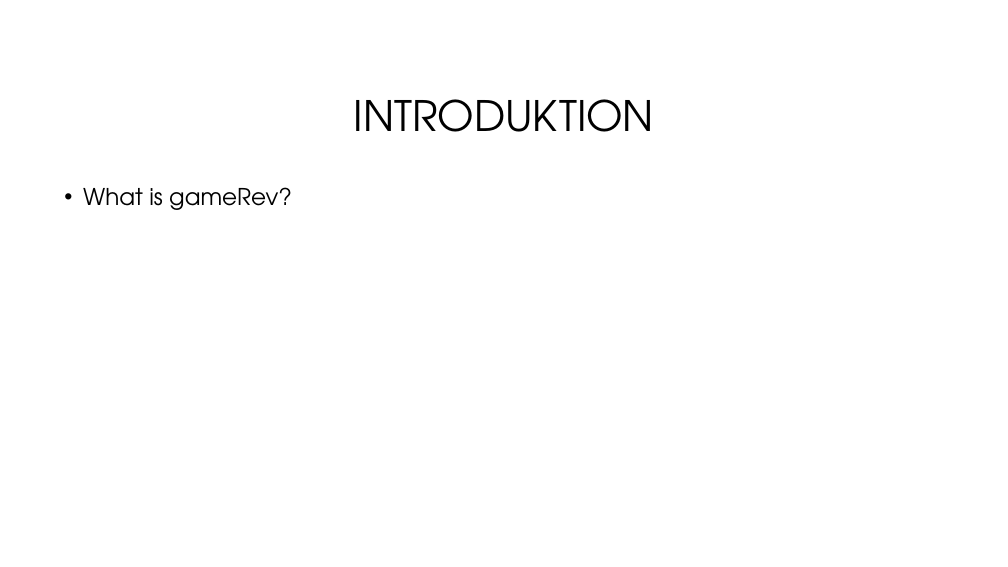
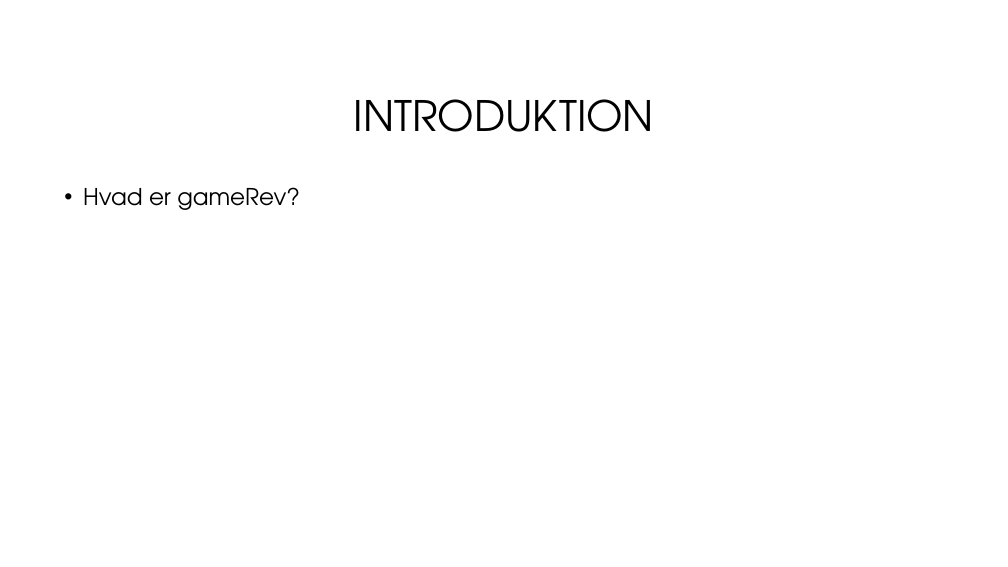
Before and after one commit to Hoppedyr/gameRev, a slide deck: slide 3 of Gamerev.pptx. Drawn at 1008x567 pixels with LibreOffice and Linux fonts; fonts in the diff are those of the drawing; background and template pictures are left out. Boxes give left, top, right and bottom in pixels: in the first picture for what was removed or moved away, otherwise in the second. Text is boxed around its words. In the diff, an @@ line names an element or a change of style, - is before the commit and + after.

```diff
--- a/Gamerev.pptx
+++ b/Gamerev.pptx
@@ text at (83, 187, 300, 210): text changed @@
-• What is gameRev?
+• Hvad er gameRev?
```
Also in this commit, not shown: 3 other slides changed, 2 slides added, 2 other files.
